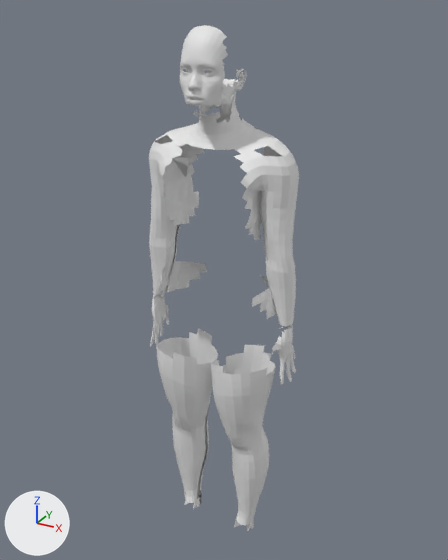
The FBX model ink/NC_Ink_Female_Heavy.fbx, before and after one commit.
Rendered twice from a 50 mm camera at (31.92, -5.29, 6.02) aimed at (28.99, 0.04, 3.35). The axes (+X, +Y, +Z) are drawn at lower left. The lights are the same throughout. The older version comes first.

The first picture shows 'Ink_Face', 'Ink_LeftHand', 'Ink_LeftLowerArm', 'Ink_LeftLowerLeg', 'Ink_LeftUpperArm', 'Ink_LeftUpperLeg', 'Ink_NeckHead', 'Ink_NeckUpperTorso', 'Ink_RightLowerArm', 'Ink_RightLowerLeg', 'Ink_RightUpperArm', 'Ink_RightUpperLeg' and 1 more.
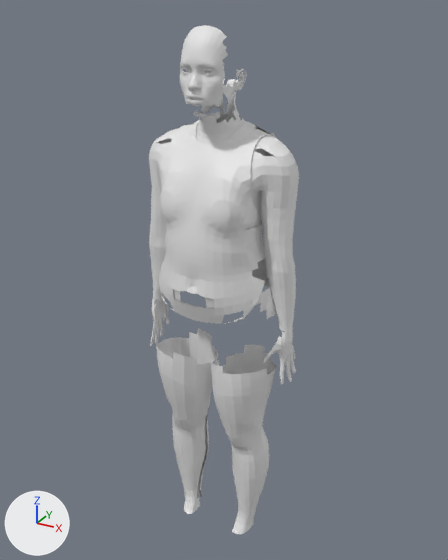
Location of each change, [x1, y1, x2, y2] in pixels of the pictures (448 x 560 px):
'Ink_NeckUpperTorso', reshaped (65% taller): before [156, 118, 289, 241]; after [154, 120, 290, 324]
part 1 of me_ink_neckuppertorso_012, added: after [159, 120, 276, 324]
part 2 of me_ink_neckuppertorso_012, built on: before [156, 144, 199, 221]; after [154, 133, 172, 165]
part 3 of me_ink_neckuppertorso_012, built on: before [241, 142, 289, 235]; after [251, 143, 290, 181]
part 4 of me_ink_rightupperarm_012, built on (mostly hidden afterwards): before [150, 133, 190, 182]; after [151, 139, 172, 164]

The edits, one by one:
me_ink_neckuppertorso_012 is used by ob_ink_neckuppertorso; location (29.0, 0.0, 0.0).
me_ink_neckuppertorso_012 had 463 vertices, 373 faces and spanned x -0.715..0.715, y -0.415..0.27, z 3.926..5.054.
me_ink_neckuppertorso_012 now has 3093 vertices, 3231 faces and spans x -0.711..0.711, y -0.633..0.382, z 3.136..5.028.
me_ink_neckuppertorso_012 part 1: a new loose piece of 2783 vertices spanning x -0.597..0.598, y -0.633..0.382, z 3.136..5.028.
me_ink_neckuppertorso_012 part 2: 1 vertex moved from x -0.56, y -0.299, z 4.629 to x -0.551, y -0.299, z 4.642; 73 vertices removed from x -0.715..-0.362, y -0.415..0.231, z 4.039..4.8; 30 vertices added at x -0.711..-0.355, y -0.393..0.263, z 4.494..4.803.
me_ink_neckuppertorso_012 part 3: 1 vertex moved from x 0.56, y -0.299, z 4.629 to x 0.551, y -0.299, z 4.642; 73 vertices removed from x 0.362..0.715, y -0.415..0.231, z 4.039..4.8; 30 vertices added at x 0.355..0.711, y -0.393..0.263, z 4.494..4.803.
Other edits to the shape of me_ink_neckuppertorso_012 do not show in these pictures.
me_ink_rightupperarm_012 is used by ob_ink_rightupperarm; location (29.0, 0.0, 0.0).
me_ink_rightupperarm_012 had 343 vertices, 332 faces and spanned x -0.812..-0.441, y -0.325..0.207, z 3.779..4.881.
me_ink_rightupperarm_012 now has 432 vertices, 416 faces and spans x -0.813..-0.362, y -0.415..0.227, z 3.792..4.803.
me_ink_rightupperarm_012 part 4: 7 vertices moved from x -0.637..-0.514, y -0.298..0.196, z 4.678..4.875 to x -0.706..-0.551, y -0.299..0.193, z 4.642..4.799; 9 vertices removed from x -0.694..-0.521, y -0.229..0.205, z 4.621..4.881; 80 vertices added at x -0.711..-0.362, y -0.415..0.227, z 4.029..4.803.
Other edits to the shape of me_ink_rightupperarm_012 do not show in these pictures.
